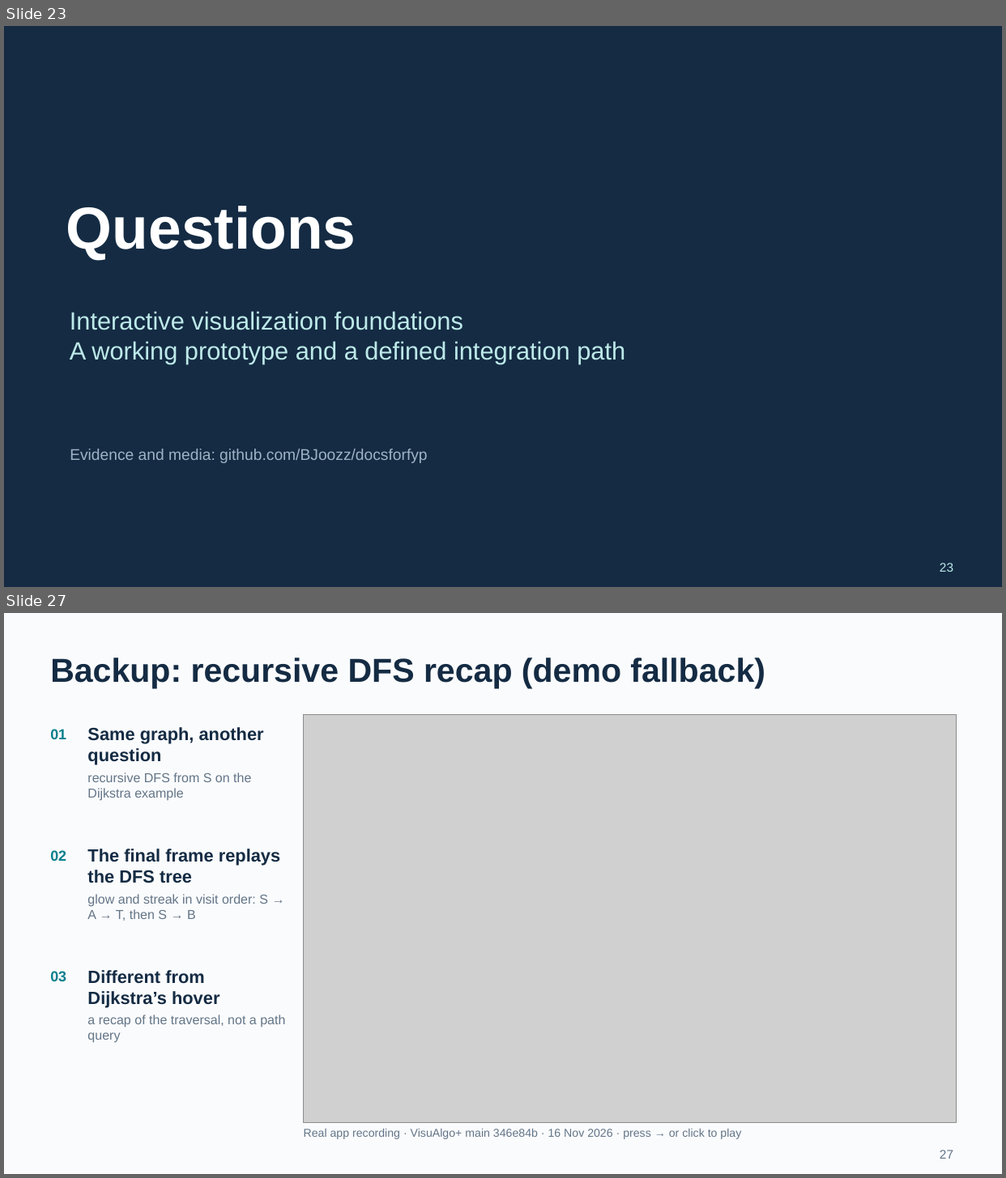
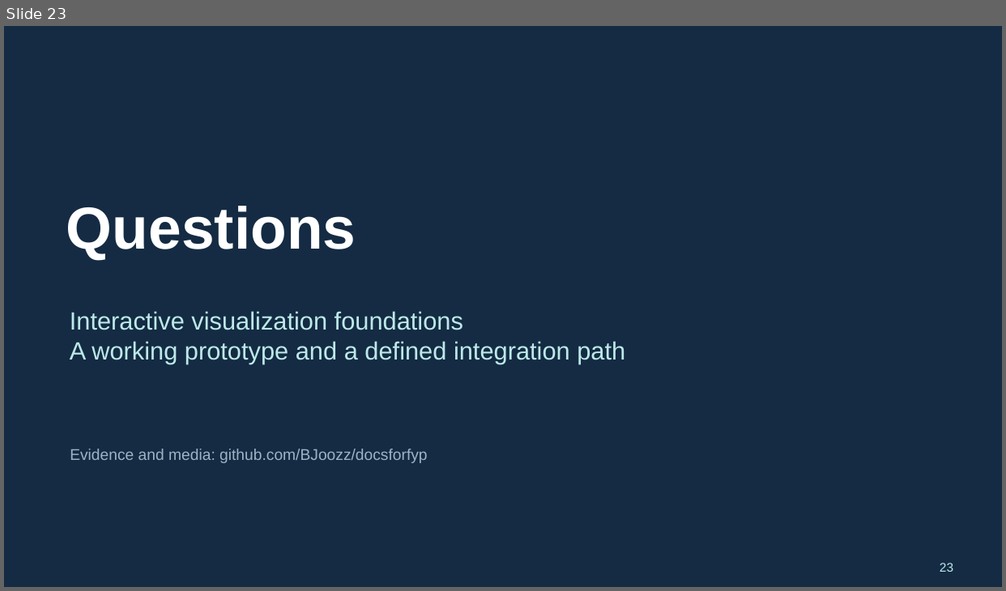
Before and after one commit to BJoozz/docsforfyp, a slide deck: presentation/VisuAlgo_CA_Presentation.pptx. Shown one above the other, each under a label of ours: slides 23 and 27 before the commit, slide 23 after it; the slides between them are not shown. The pictures are 1006x1178 and 1006x591 pixels, drawn with LibreOffice and Linux fonts; fonts in the diff are those of the drawing; grey boxes stand for pictures. Boxes give left, top, right and bottom in pixels: in the first picture for what was removed or moved away, otherwise in the second. Text is boxed around its words. In the diff, an @@ line names an element or a change of style, - is before the commit and + after.

```diff
--- a/presentation/VisuAlgo_CA_Presentation.pptx
+++ b/presentation/VisuAlgo_CA_Presentation.pptx
@@ slide 27 removed at [4,613,1002,1174], background #FAFBFD @@
@@ text removed at [50,658,765,689] @@
-Backup: recursive DFS recap (demo fallback)
@@ text removed at [50,729,66,739] @@
-01
@@ text removed at [87,727,264,801] @@
-Same graph, another question
-recursive DFS from S on the Dijkstra example
@@ picture removed at [304,715,957,1122] @@
@@ text removed at [50,850,66,861] @@
-02
@@ text removed at [87,849,280,921] @@
-The final frame replays the DFS tree
-glow and streak in visit order: S → A → T, then S → B
@@ text removed at [50,971,66,982] @@
-03
@@ text removed at [87,970,285,1043] @@
-Different from Dijkstra’s hover
-a recap of the traversal, not a path query
@@ text removed at [304,1129,741,1139] @@
-Real app recording · VisuAlgo+ main 346e84b · 16 Nov 2026 · press → or click to play
@@ text removed at [940,1150,953,1159] @@
-27
```
Also in this commit, not shown: 14 slides changed, 1 slide added, 4 other slides removed, 16 other files.
